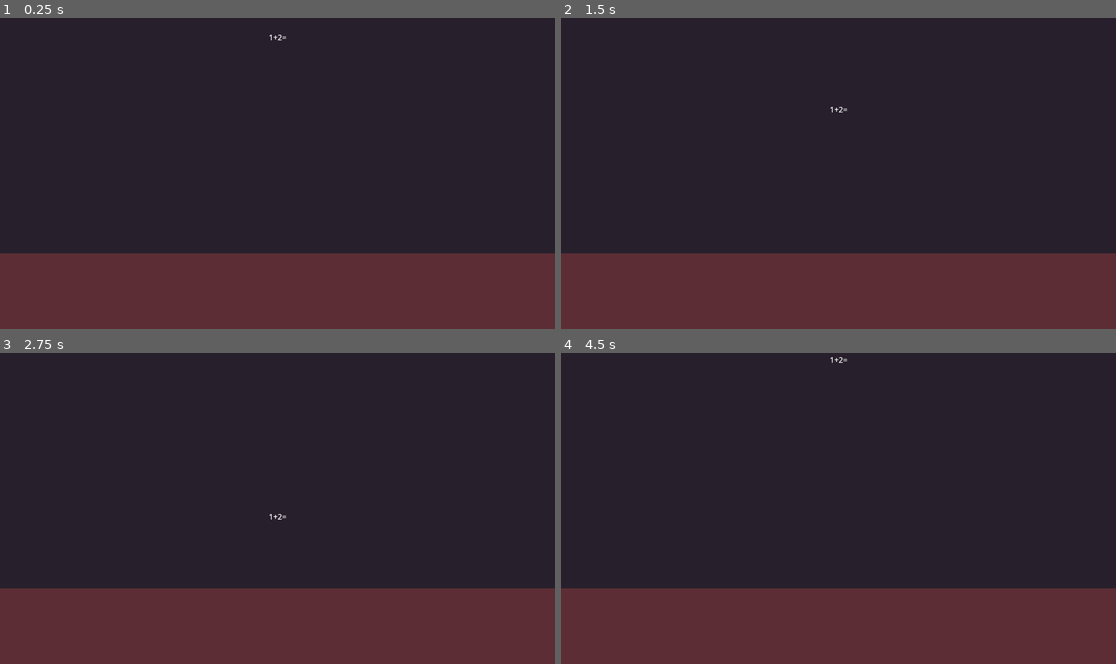
Above: before the commit, frames 1-4 (two rows, left to right).
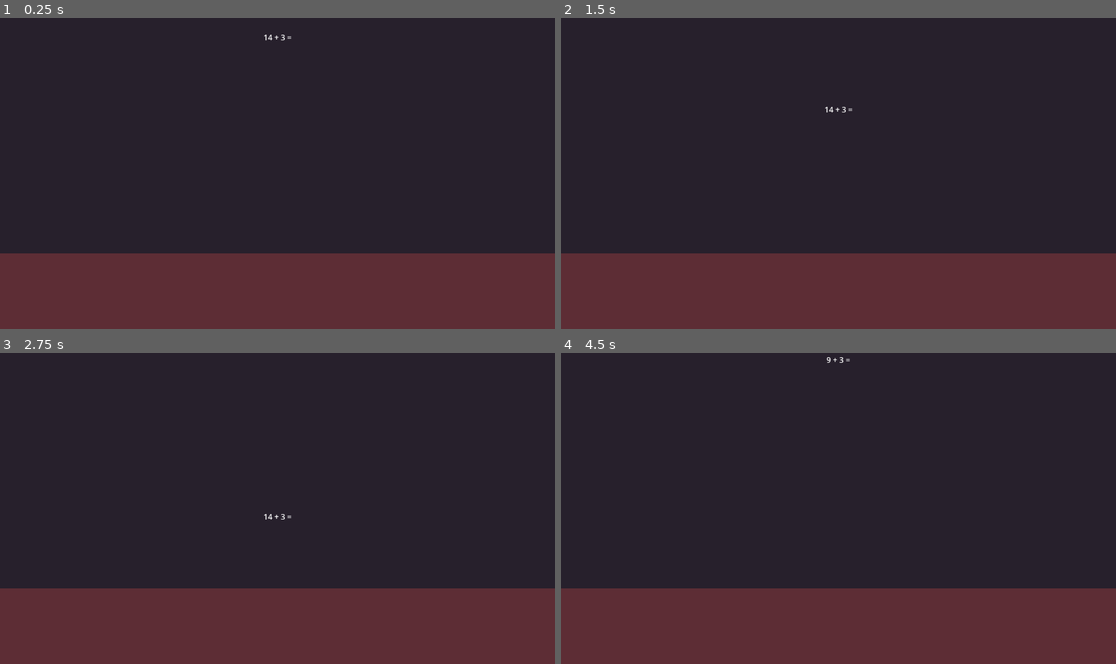
Above: after the commit, the same moments.

Repository: bbrieber/fxc_school_game
Game: Godot game, scene res://scenes/speed_math.tscn
The game is run twice, just before and just after one commit, with the same random seed, the same clock (stepped at 60 frames per second) and the same inputs.
Inputs:
- Up to frame 1 (0.25 s): no input
- Up to frame 2 (1.5 s): tap Enter at 0.5 s; hold 0 (fxc_0) 0.53-1.28 s; tap 1 (fxc_1) at 1.35 s
- Up to frame 3 (2.75 s): hold 2 (fxc_2) from 2.03 s (still down)
- Up to frame 4 (4.5 s): release 2 (fxc_2) at 2.78 s; tap 3 (fxc_3) at 2.85 s; hold 4 (fxc_4) 3.53-4.28 s; tap 5 (fxc_5) at 4.35 s

The runs differ from the first frame. In frame 1, less than 0.1% of the frame differs, in the area x 47-53%, y 5-8%; in frame 2, less than 0.1%; in frame 3, less than 0.1%; in frame 4, less than 0.1%.

Commit message:
Addition mode works

Diff:
--- a/fxc_school_game/scripts/math_formular_actor.gd
+++ b/fxc_school_game/scripts/math_formular_actor.gd
@@ -1,5 +1,6 @@
 class_name MathFormularActor extends Node2D
 
+@export var max_number:int = 20
 
 
 @export var fall_speed:float = 40
@@ -11,11 +12,22 @@
 @export var particles : CPUParticles2D
 @export var formular_holder : Control
 
+
 var locked :bool = false
+var result:int = -1
 
 signal calculation_finished(result:bool)
 # Called when the node enters the scene tree for the first time.
+var rng :RandomNumberGenerator= RandomNumberGenerator.new()
+
 func _ready() -> void:
+
+	var x1 = rng.randi_range(0, max_number)
+	var x2 = rng.randi_range(0, max_number-x1)
+	result = x1+x2
+
+	var lbl := formular_holder.get_child(0) as Label
+	lbl.text = "%d + %d =" % [x1,x2]
 	pass # Replace with function body.
 
 
@@ -46,7 +58,7 @@
 func check_formular(answer: int)->bool:
 	if locked:
 		return false
-	if answer == 3:
+	if answer == result:
 		calculation_corrrect()
 		return true
 	return false
